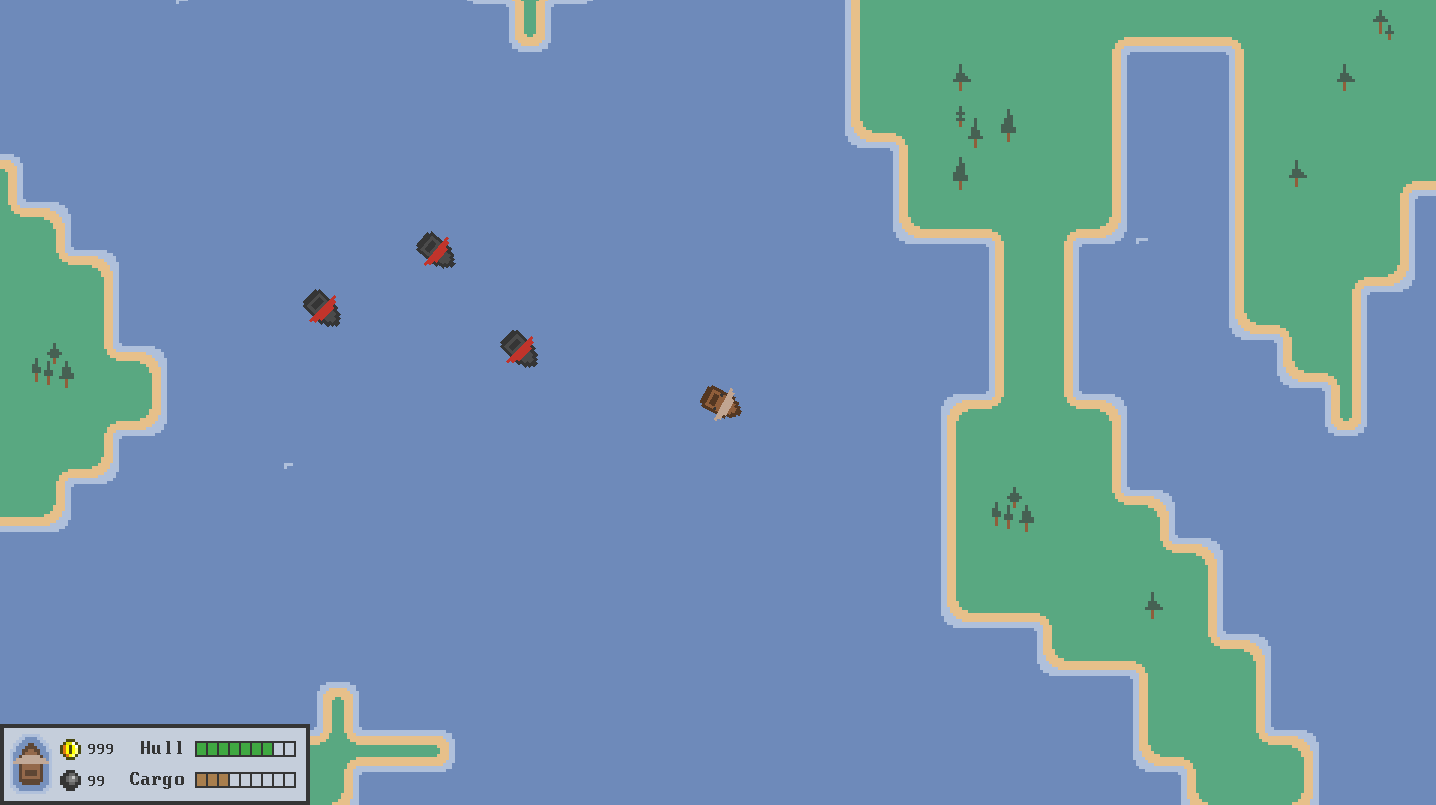
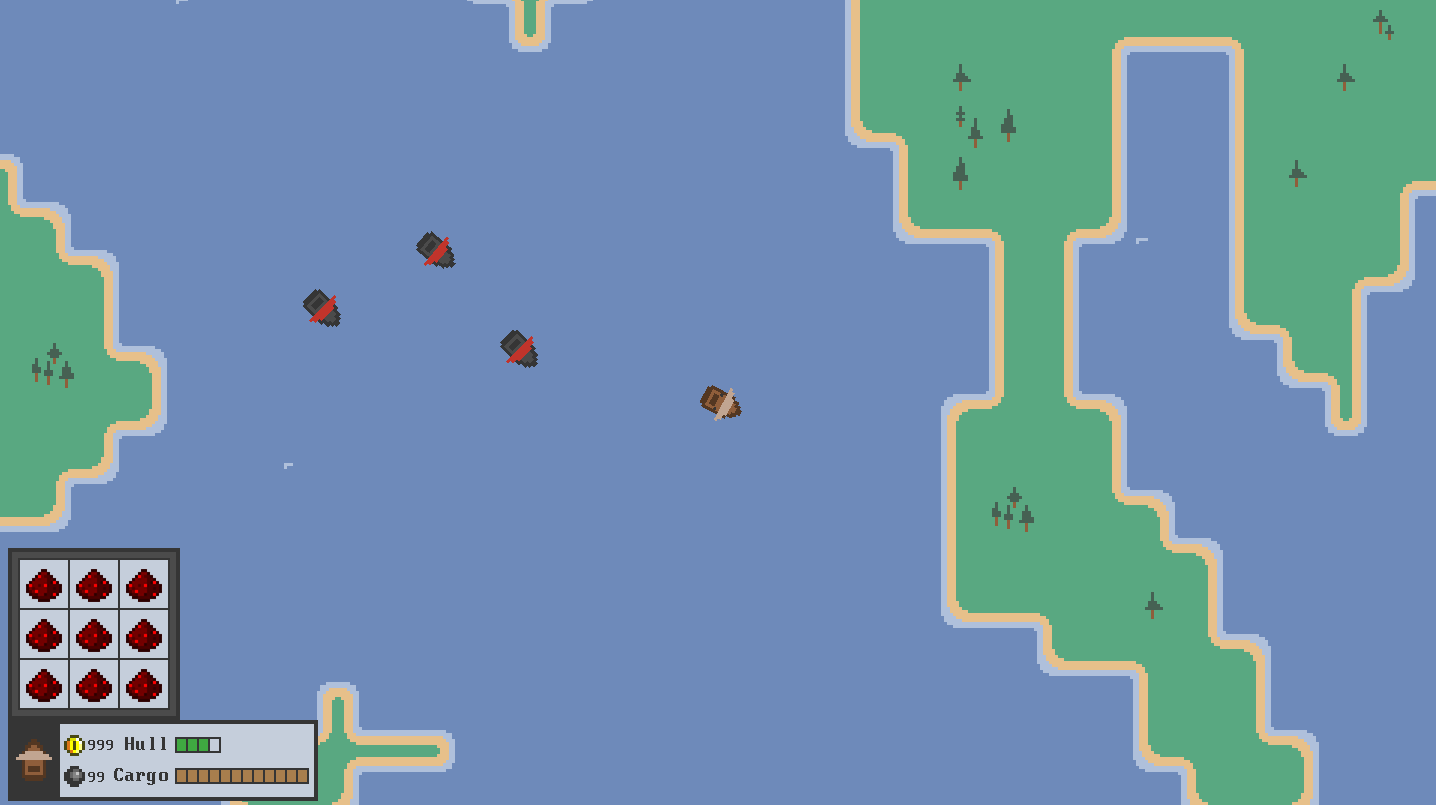
Layers edited between the first and the second 1436x805 image:
added group "inventory row copy 2" with 3 layers above "inventory row copy" over [18,658,170,710]
added layer "inventory slot 3" (1st of 4, in "inventory row copy 2") in group "inventory row copy 2" over [68,658,120,710]
added layer "inventory slot 2" (1st of 4, in "inventory row copy 2") in group "inventory row copy 2" over [118,658,170,710]
added layer "inventory slot" (1st of 4, in "inventory row copy 2") in group "inventory row copy 2" over [18,658,70,710]
added group "inventory row copy" with 3 layers above "inventory row copy 3" over [18,608,170,660]
added layer "inventory slot 3" (2nd of 4, in "inventory row copy") in group "inventory row copy" over [68,608,120,660]
added layer "inventory slot 2" (2nd of 4, in "inventory row copy") in group "inventory row copy" over [118,608,170,660]
added layer "inventory slot" (2nd of 4, in "inventory row copy") in group "inventory row copy" over [18,608,70,660]
added group "inventory row copy 3" with 3 layers above "inventory row" over [18,558,170,610]
added layer "inventory slot 3" (3rd of 4, in "inventory row copy 3") in group "inventory row copy 3" over [68,558,120,610]
added layer "inventory slot 2" (3rd of 4, in "inventory row copy 3") in group "inventory row copy 3" over [118,558,170,610]
added layer "inventory slot" (3rd of 4, in "inventory row copy 3") in group "inventory row copy 3" over [18,558,70,610]
added group "inventory row" with 3 layers above "inventory background" over [18,558,170,610]
added layer "inventory slot 3" (4th of 4, in "inventory row") in group "inventory row" over [68,558,120,610]
added layer "inventory slot 2" (4th of 4, in "inventory row") in group "inventory row" over [118,558,170,610]
added layer "inventory background" above "HUD" over [8,548,180,720]
renamed "Ship" to "HUD", opacity 90% → 100%, painted on it over [8,720,318,801]
removed layer "Rectangle 1" over [0,724,310,805]
…and 37 more changes (1 added, 36 removed)
